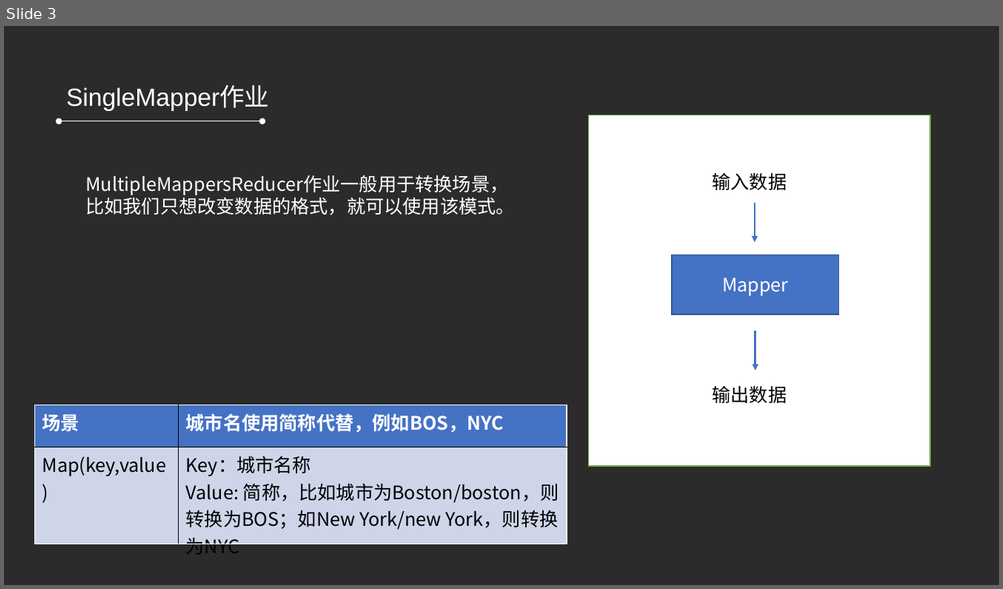
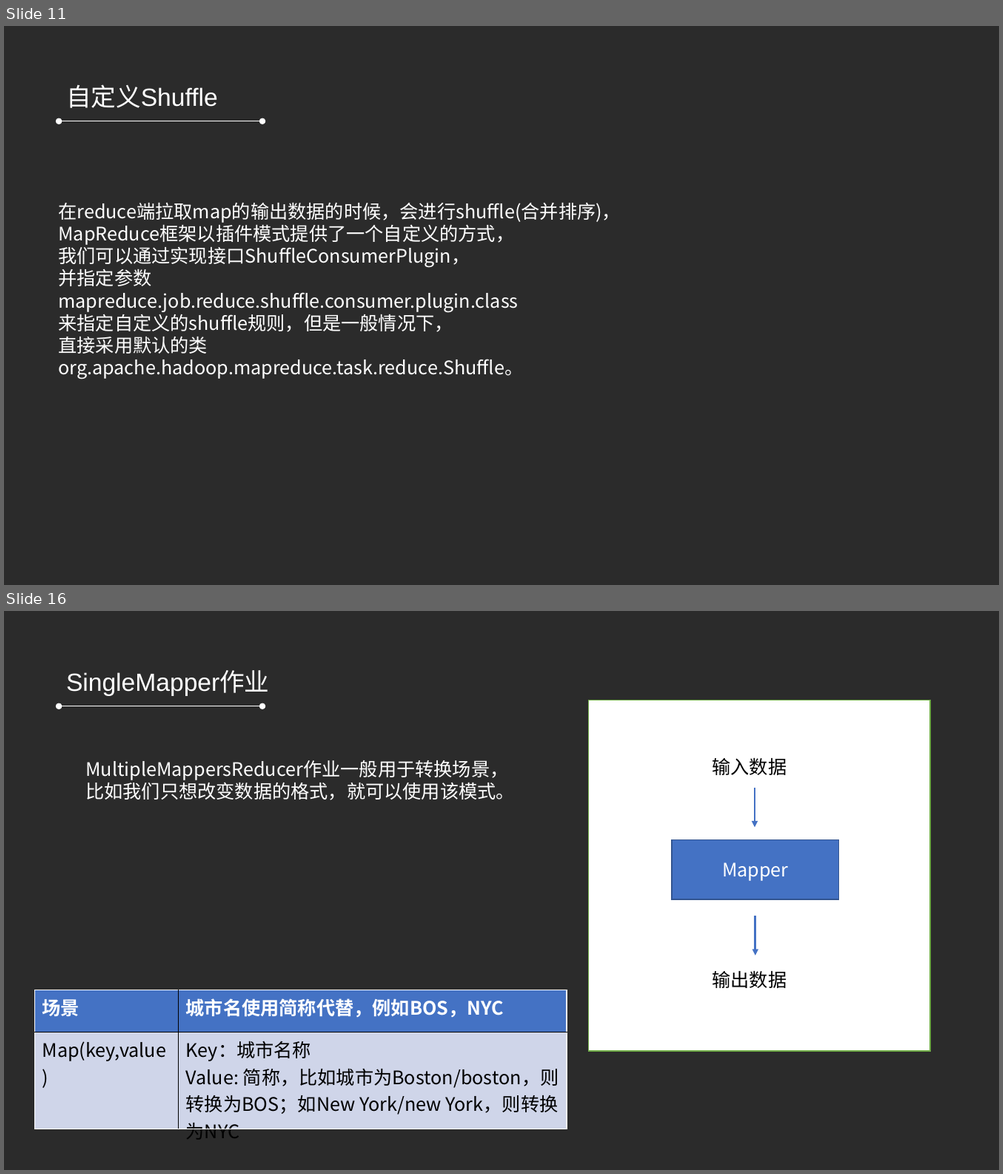
Before and after one commit to refuil/hadoopAction, a slide deck: 第五章 MapReduce高级程序设计.pptx. Shown one above the other, each under a label of ours: slide 3 before the commit, slides 11 and 16 after it; the slides between them are not shown. The pictures are 1003x589 and 1003x1174 pixels, drawn with LibreOffice and Linux fonts; fonts in the diff are those of the drawing; background and template pictures are left out; a plain dark background stands for a picture behind light text. Boxes give left, top, right and bottom in pixels: in the first picture for what was removed or moved away, otherwise in the second. Text is boxed around its words. In the diff, an @@ line names an element or a change of style, - is before the commit and + after.

```diff
--- a/第五章 MapReduce高级程序设计.pptx
+++ b/第五章 MapReduce高级程序设计.pptx
@@ slide 11 added at <box>4,26,999,585</box>, background picture (left out) @@
@@ text added at <box>66,84,218,108</box>, 24 pt, text #FFFFFF @@
+自定义Shuffle
@@ double arrow added from (60, 121) to (262, 121), #FFFFFF 0.5 pt @@
@@ text added at <box>58,202,620,380</box>, 18 pt, text #FFFFFF @@
+在reduce端拉取map的输出数据的时候，会进行shuffle(合并排序)，
+MapReduce框架以插件模式提供了一个自定义的方式，
+我们可以通过实现接口ShuffleConsumerPlugin，
+并指定参数
+mapreduce.job.reduce.shuffle.consumer.plugin.class
+来指定自定义的shuffle规则，但是一般情况下，
+直接采用默认的类org.apache.hadoop.mapreduce.task.reduce.Shuffle。
@@ what was slide 3 is now slide 16 @@
```
Also in this commit, not shown: 1 slide changed, 16 other slides added, 3 slides removed, 19 other files.
